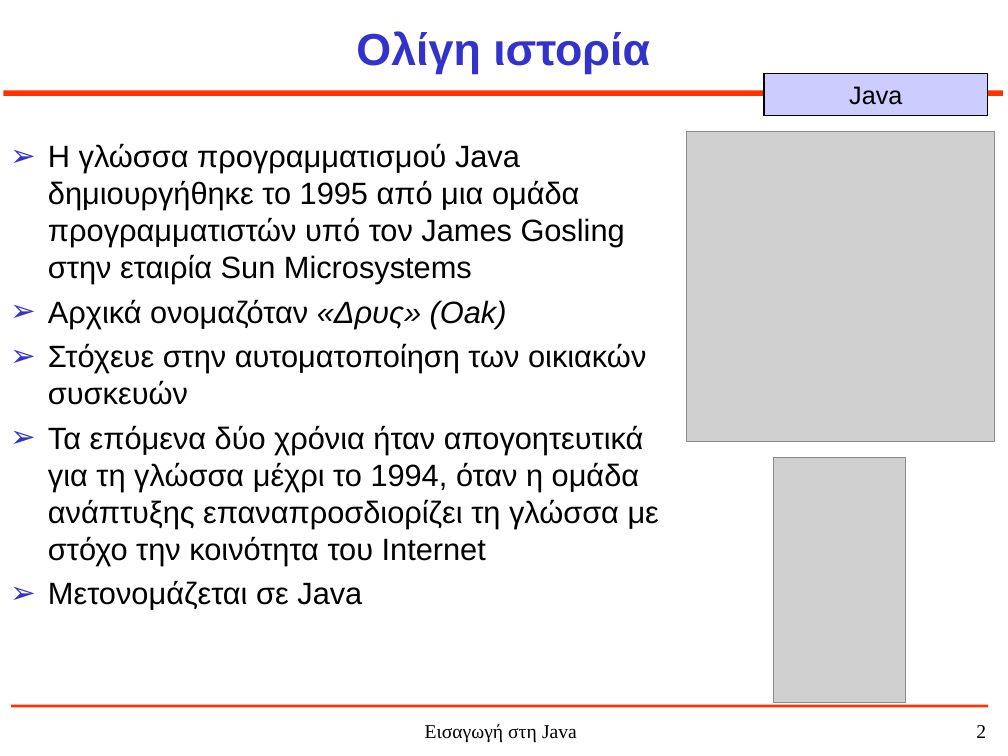
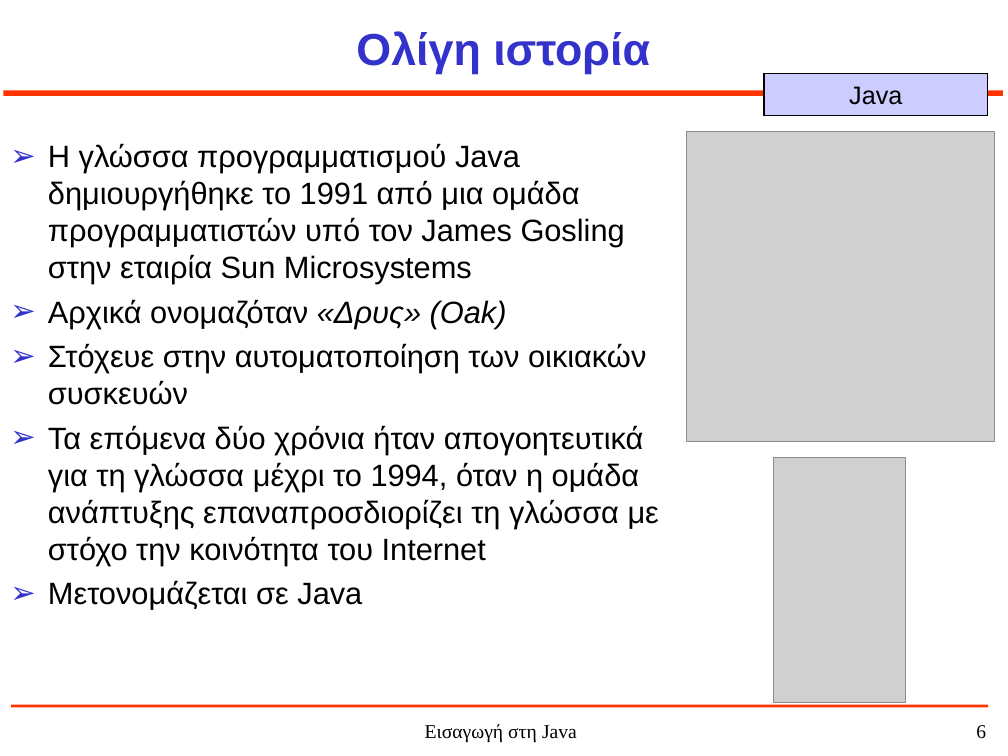
Before and after one commit to jkost/jkost.github.io, a slide deck: slide 6 of Java/slides/1-JavaHistory.ppt (slide 2 before the commit). Drawn at 1008x756 pixels with LibreOffice and Linux fonts; fonts in the diff are those of the drawing; grey boxes stand for pictures. Boxes give left, top, right and bottom in pixels: in the first picture for what was removed or moved away, otherwise in the second. Text is boxed around its words. In the diff, an @@ line names an element or a change of style, - is before the commit and + after.

```diff
--- a/Java/slides/1-JavaHistory.ppt
+++ b/Java/slides/1-JavaHistory.ppt
@@ text at box(48, 143, 625, 284): text changed @@
-➢ Η γλώσσα προγραμματισμού Java δημιουργήθηκε το 1995 από μια ομάδα προγραμματιστών υπό τον James Gosling στην εταιρία Sun Microsystems
+➢ Η γλώσσα προγραμματισμού Java δημιουργήθηκε το 1991 από μια ομάδα προγραμματιστών υπό τον James Gosling στην εταιρία Sun Microsystems
@@ page number at box(976, 725, 986, 739): text changed @@
-2
+6
```
Also in this commit, not shown: 3 other slides changed, 4 slides added, 3 other files.
